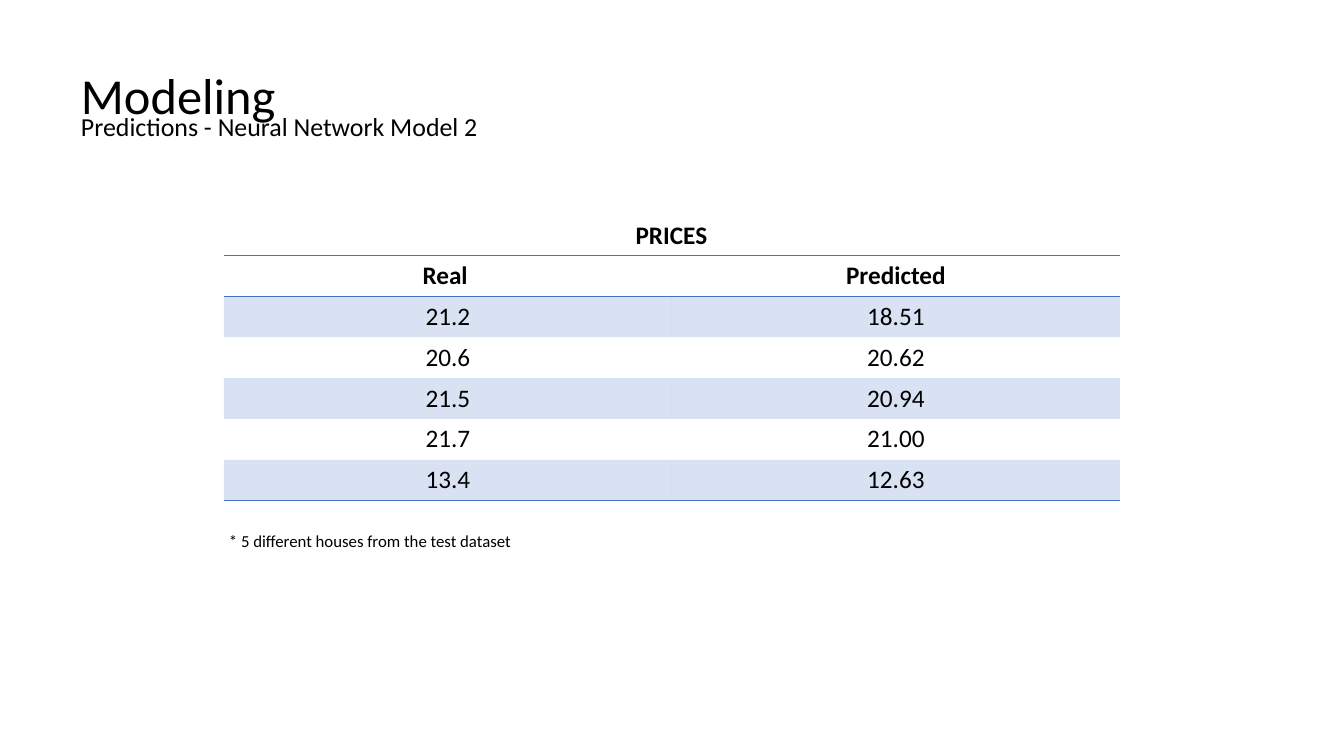
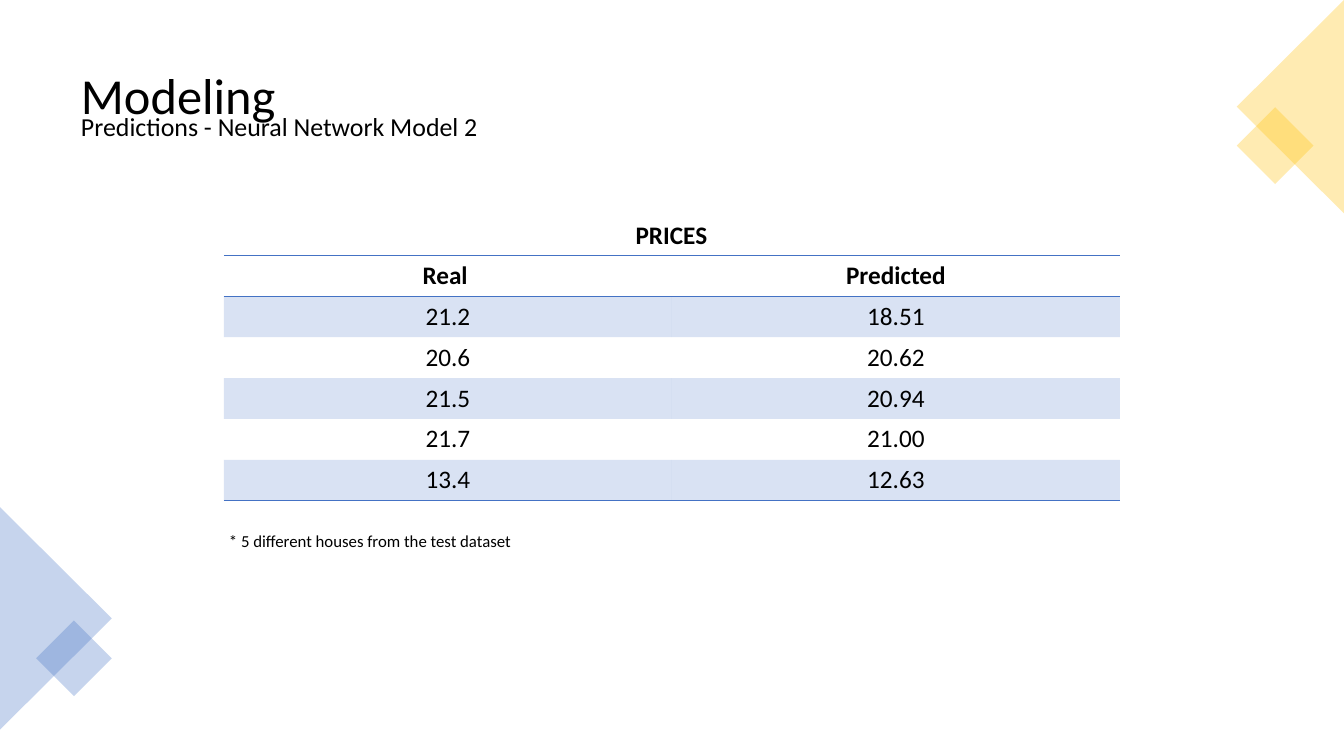
Before and after one commit to Jajc09/data-science, a slide deck: slide 13 of deep-learning/rental-airbnb/boston_ppt.pptx. Drawn at 1344x756 pixels with LibreOffice and Linux fonts; fonts in the diff are those of the drawing. Boxes give left, top, right and bottom in pixels: in the first picture for what was removed or moved away, otherwise in the second. Text is boxed around its words. In the diff, an @@ line names an element or a change of style, - is before the commit and + after.

```diff
--- a/deep-learning/rental-airbnb/boston_ppt.pptx
+++ b/deep-learning/rental-airbnb/boston_ppt.pptx
@@ triangle added at [1237,0,1344,214], fill #FFC000 at 30% opacity @@
@@ rectangle added at [1237,108,1314,185], fill #FFC000 at 30% opacity @@
@@ triangle added at [0,507,112,730], fill #4472C4 at 30% opacity @@
@@ rectangle added at [36,620,112,696], fill #4472C4 at 30% opacity @@
```
Also in this commit, not shown: 2 other slides changed, 2 other files.
